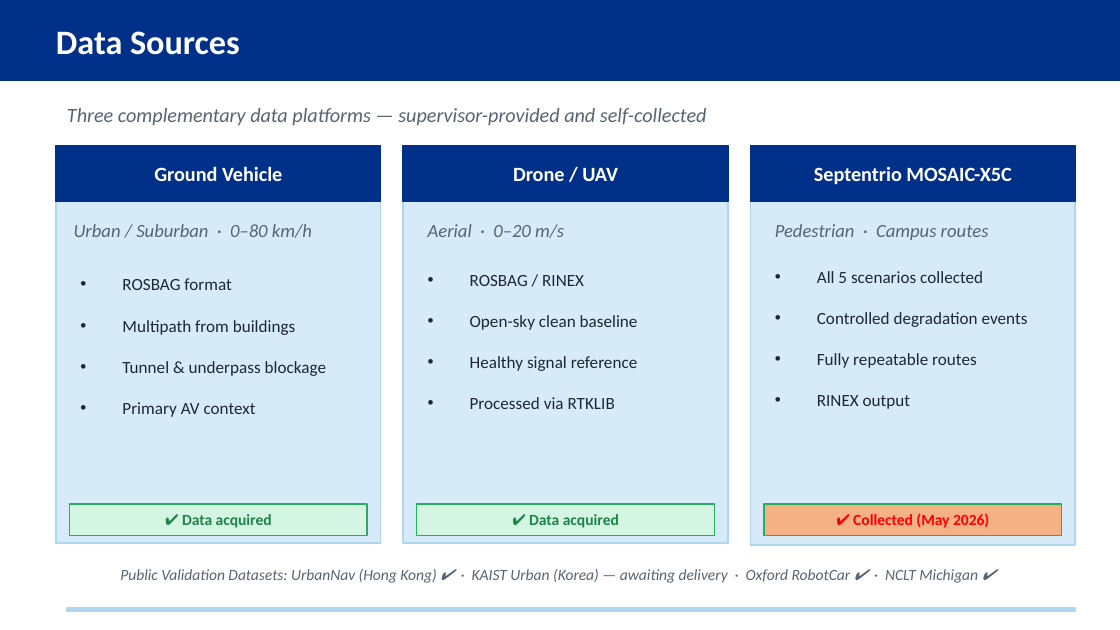
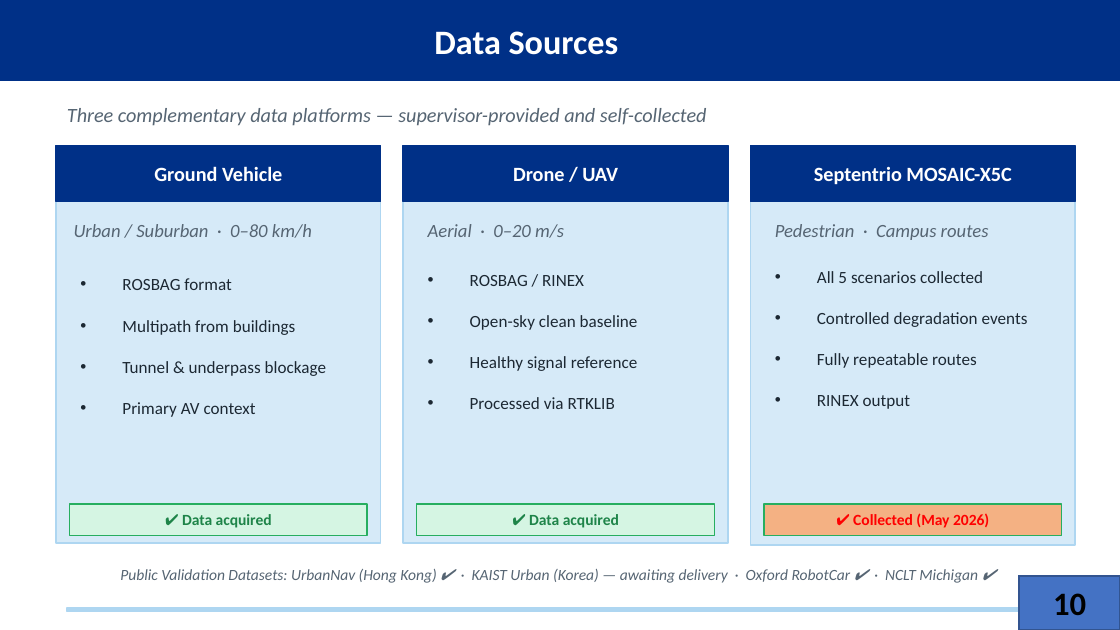
Before and after one commit to Jorshuare/AI-Based-Prediction-for-GNSS-Signal-Degradation, a slide deck: slide 9 of proposal/Presentations/GNSS_Proposal_Presentation_v2.pptx (slide 7 before the commit). Drawn at 1120x630 pixels with LibreOffice and Linux fonts; fonts in the diff are those of the drawing. Boxes give left, top, right and bottom in pixels: in the first picture for what was removed or moved away, otherwise in the second. Text is boxed around its words. In the diff, an @@ line names an element or a change of style, - is before the commit and + after.

```diff
--- a/proposal/Presentations/GNSS_Proposal_Presentation_v2.pptx
+++ b/proposal/Presentations/GNSS_Proposal_Presentation_v2.pptx
@@ text "Data Sources" at box(434, 31, 619, 55): alignment left to centre @@
@@ rectangle added at box(1019, 576, 1120, 629), fill #4472C4, outline #325491 1 pt, 21 pt, text #000000, bold @@
+10
```
Also in this commit, not shown: 10 other slides changed, 7 slides added, 15 slides removed.
